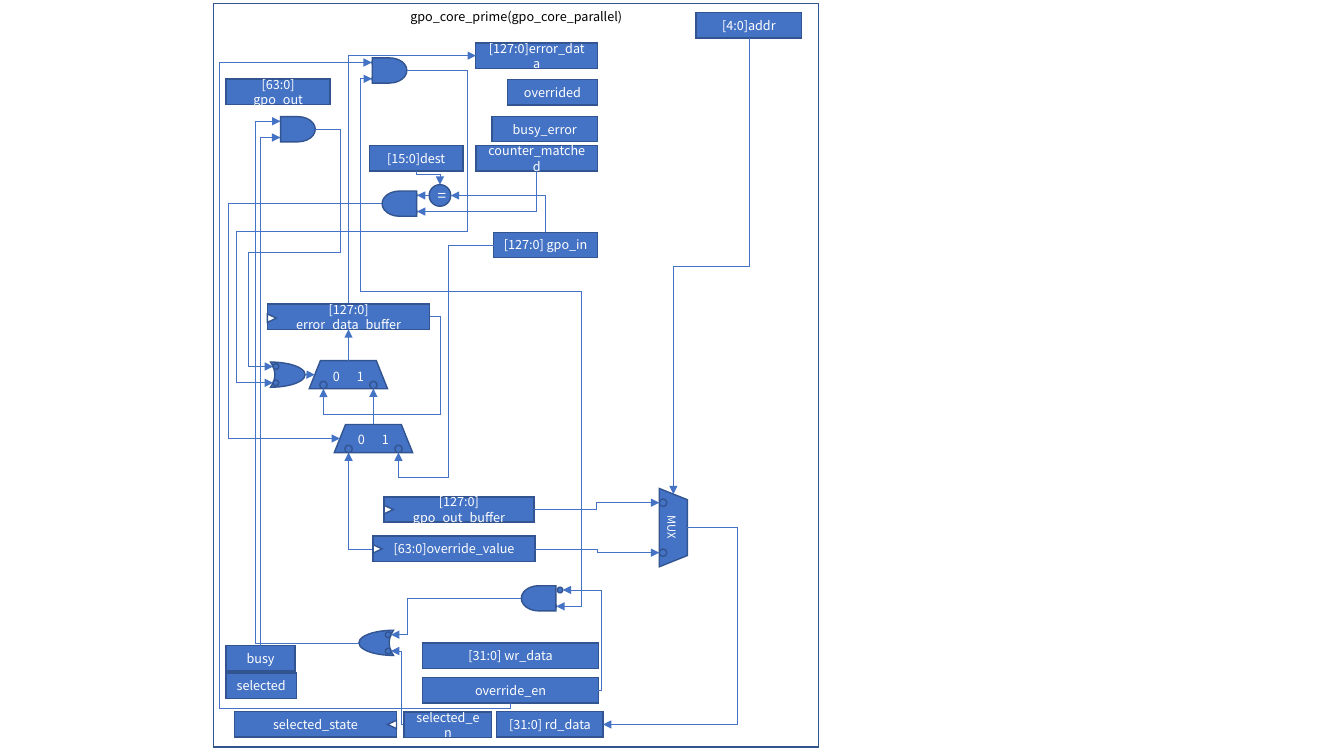
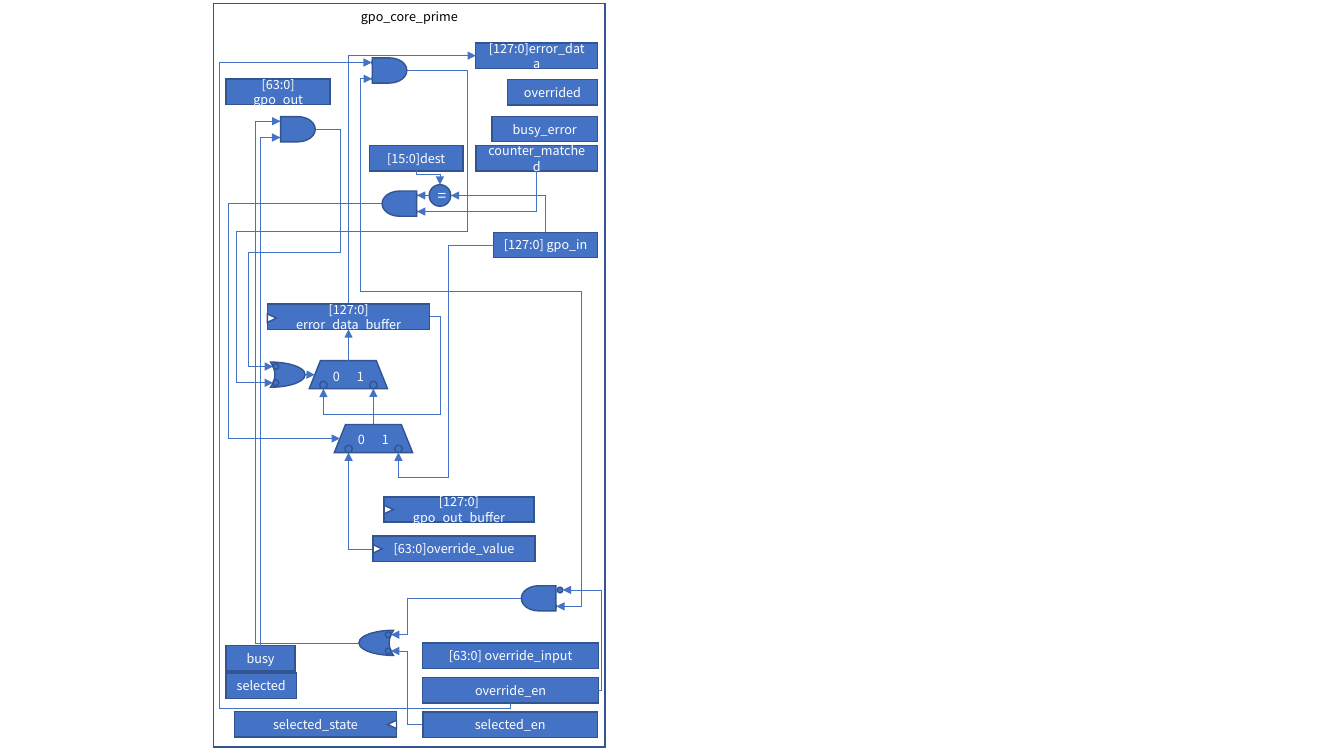
Before and after one commit to snu-quiqcl/AD9910, a slide deck: slide 29 of AD9912_MODULE.pptx (slide 28 before the commit). Drawn at 1344x756 pixels with LibreOffice and Linux fonts; fonts in the diff are those of the drawing. Boxes give left, top, right and bottom in pixels: in the first picture for what was removed or moved away, otherwise in the second. Text is boxed around its words. In the diff, an @@ line names an element or a change of style, - is before the commit and + after.

Commit message:
gpo_core using addr was resolved

```diff
--- a/AD9912_MODULE.pptx
+++ b/AD9912_MODULE.pptx
@@ rectangle "gpo_core_prime": place and size @@
-rectangle "gpo_core_prime" at bbox=[214, 4, 819, 748]
+rectangle "gpo_core_prime" at bbox=[214, 4, 605, 748]
@@ text in rectangle at bbox=[361, 11, 458, 24]: text changed @@
-gpo_core_prime(gpo_core_parallel)
+gpo_core_prime
@@ rectangle removed at bbox=[696, 12, 802, 37] @@
-[4:0]addr
@@ elbow arrow removed from (749, 38) to (674, 494) @@
@@ elbow arrow removed from (534, 510) to (659, 503) @@
@@ trapezoid removed at bbox=[659, 489, 688, 568] @@
-MUX
@@ ellipse removed at bbox=[659, 499, 666, 506] @@
@@ elbow arrow removed from (688, 527) to (603, 725) @@
@@ elbow arrow removed from (535, 549) to (659, 553) @@
@@ ellipse removed at bbox=[659, 549, 666, 557] @@
@@ elbow arrow moved from (404, 725) - (391, 651) to (423, 725) - (391, 651) @@
@@ text in rectangle at bbox=[449, 650, 573, 663]: text changed @@
-[31:0] wr_data
+[63:0] override_input
@@ rectangle "selected_en": place and size @@
-rectangle "selected_en" at bbox=[404, 712, 492, 737]
+rectangle "selected_en" at bbox=[423, 712, 598, 737]
@@ rectangle removed at bbox=[497, 712, 603, 737] @@
-[31:0] rd_data
```
Also in this commit, not shown: 1 other slide changed, 1 slide added.
